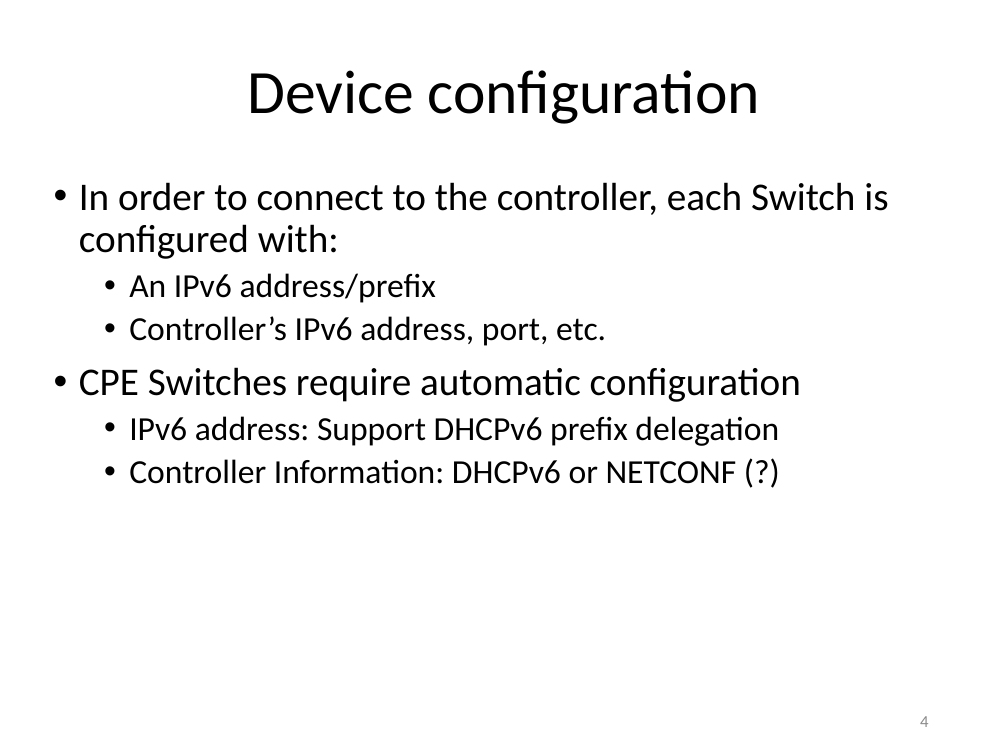
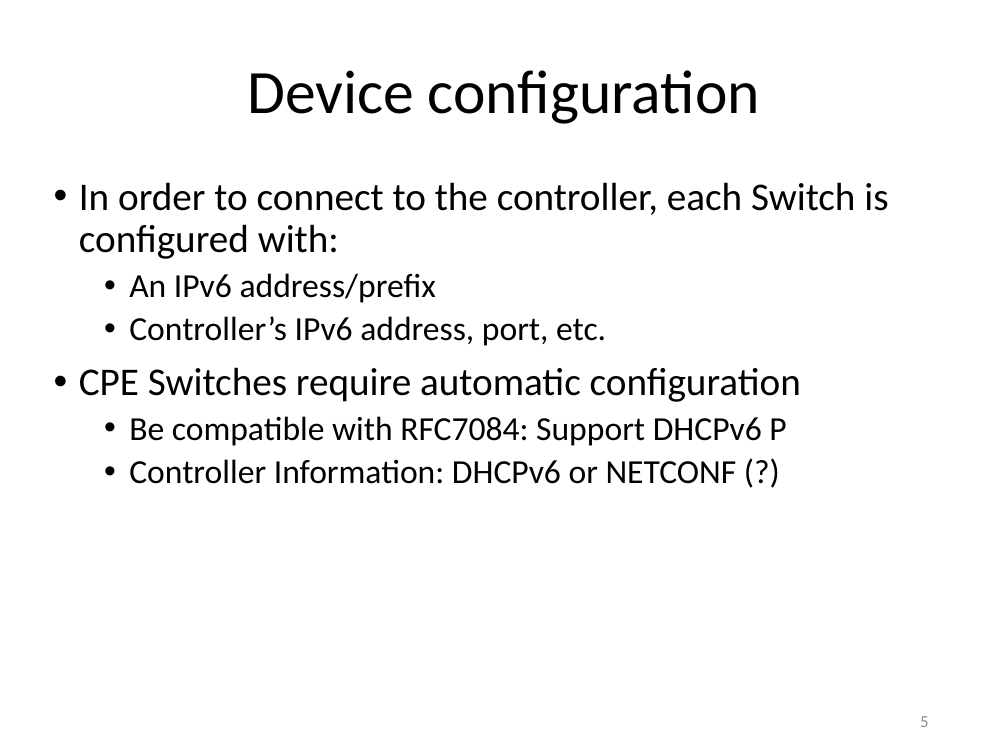
Before and after one commit to gnocuil/draft-sdn, a slide deck: slide 5 of Unified IPv6 Transition Framework With Flow-based Forwarding.pptx (slide 4 before the commit). Drawn at 1008x756 pixels with LibreOffice and Linux fonts; fonts in the diff are those of the drawing. Boxes give left, top, right and bottom in pixels: in the first picture for what was removed or moved away, otherwise in the second. Text is boxed around its words. In the diff, an @@ line names an element or a change of style, - is before the commit and + after.

```diff
--- a/Unified IPv6 Transition Framework With Flow-based Forwarding.pptx
+++ b/Unified IPv6 Transition Framework With Flow-based Forwarding.pptx
@@ text at [129,416,786,446]: text changed @@
-  • IPv6 address: Support DHCPv6 prefix delegation
+  • Be compatible with RFC7084: Support DHCPv6 P
@@ page number at [920,716,928,727]: text changed @@
-4
+5
```
Also in this commit, not shown: 2 other slides changed.
